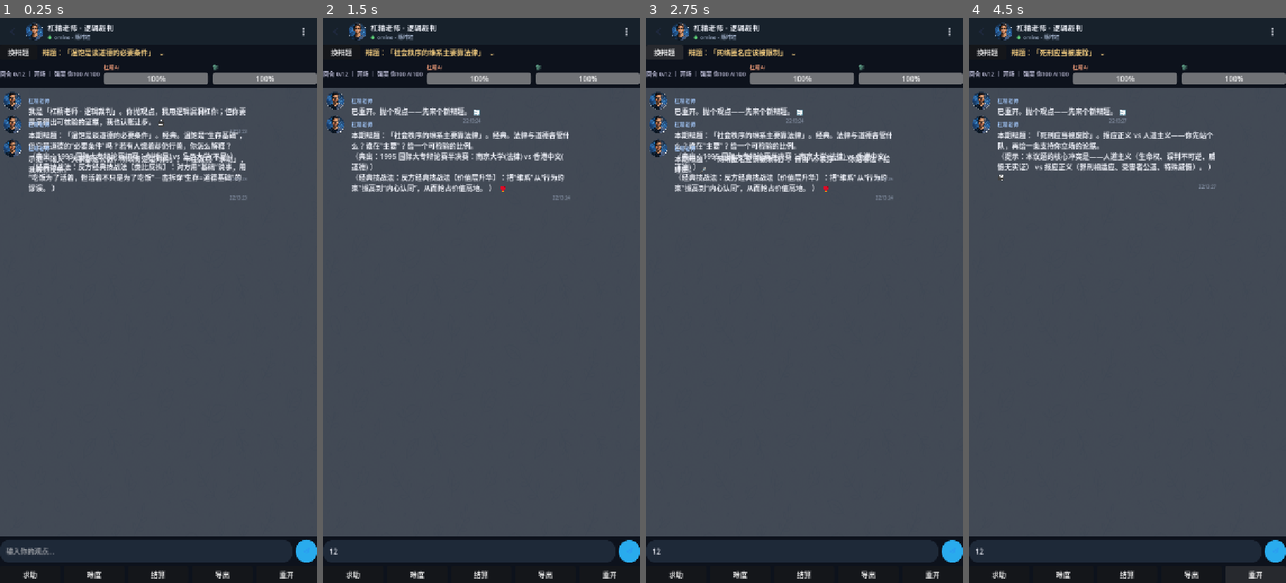
Above: before the commit, frames 1-4 (left to right).
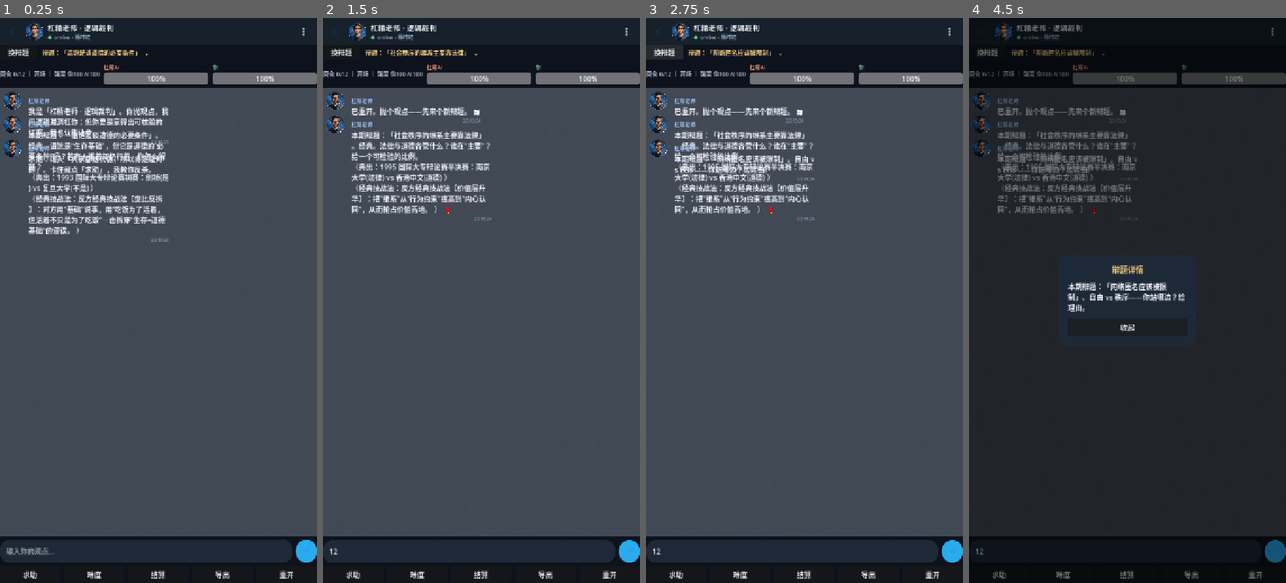
Above: after the commit, the same moments.

Repository: BJX-lin/-md-
Game: Godot game, scene res://scenes/Main.tscn
Same seed, same stepped clock (60 frames per second), same inputs: the game is played once before the commit and once after it.
Inputs (mouse positions are in pixels of both pictures, inside the frame that each line leads up to):
- Up to frame 1 (0.25 s): no input
- Up to frame 2 (1.5 s): click (468, 549) at 0.52 s; type "12" at 0.6 s; click (335, 29) at 1.27 s
- Up to frame 3 (2.75 s): click "换辩题" at 2 s
- Up to frame 4 (4.5 s): click "辩题：「网络匿名应该被限制」 ⌄" at 2.75 s; click "本期辩题：「网络匿名应该被限制」。自由 vs 秩序——你站…" (after the commit: "辩题：「网络匿名应该被限制」 ⌄") at 3.5 s; click "重开" at 4.25 s

The runs differ from the first frame. In frame 1, 5.3% of the frame differs, in the area x 8-78%, y 5-40%; in frame 2, 3.6%; in frame 3, 3.7%; in frame 4, 85%, in the area x 0-100%, y 0-100%.

Commit message:
微信式固定大小聊天页+自动换行+去除武汉大学相关内容：气泡宽度改为固定上限(62%屏宽/最大340px，短消息约120-180px)不再随大屏无限拉伸，文本在卡片内自动换行；辩题详情改为弹层展示(单行固定高度顶部按钮，点击弹出覆盖层)，不再挤压聊天区从而保证聊天页固定大小；移除 CounterExamples 与资料库中涉及武汉大学的出处文字(钱是万恶之源/以成败论英雄案例如胜侧出处改写为无校名形式)。gdparse全过&Main.gdlint零新错
Co-authored-by: arena-agent <297053741+arena-agent@users.noreply.github.com>

Diff:
--- a/godot_logic_game/data/CounterExamples.gd
+++ b/godot_logic_game/data/CounterExamples.gd
@@ -24,7 +24,7 @@
 		"move": "反方经典技战法：区分“本性(自然) vs 理性(社会)”，把善行归于社会教化，反问对方“本善何来恶果？既是本善，教化何用？”",
 	},
 	"钱是万恶之源": {
-		"source": "2001 国际大专辩论赛决赛：武汉大学(钱是万恶之源) vs 马来亚大学(钱不是万恶之源)",
+		"source": "2001 国际大专辩论赛决赛：钱是万恶之源 vs 钱不是万恶之源",
 		"sides": {
 			"钱是万恶之源": [
 				"金钱等价交换的无限效用 vs 个人占有的有限，矛盾激起无穷贪欲。",
@@ -58,7 +58,7 @@
 		"move": "反方经典技战法【类比反拆】：对方用“基础”说事，用“吃饭为了活着，但活着不只是为了吃饭”一击拆穿“生存=道德基础”的谬误。",
 	},
 	"以成败论英雄是可取的": {
-		"source": "2001 国际大专辩论赛复赛：新加坡国立(可取) vs 武汉大学(不可取)",
+		"source": "2001 国际大专辩论赛复赛：以成败论英雄是可取的 vs 不可取的",
 		"sides": {
 			"以成败论英雄是可取的": [
 				"将“以成败论英雄”界定为“一种鼓励追求成功的价值观”，而非唯一标准。",
--- a/godot_logic_game/scripts/Main.gd
+++ b/godot_logic_game/scripts/Main.gd
@@ -61,8 +61,10 @@
 var _user_bar: ProgressBar
 var _round_lbl: Label
 var _topic_lbl: Button
-var _topic_detail := ""      # 辩题完整详情（含提示），展开时显示
+var _topic_detail := ""      # 辩题完整详情（含提示）
 var _topic_expanded := false  # 辩题是否展开
+var _topic_popup: Control        # 辩题详情弹层（不挤压聊天区，保证聊天页固定大小）
+var _topic_popup_body: RichTextLabel  # 弹层内的详情正文
 var _settle: Control            # 结算面板
 var _settle_body: RichTextLabel
 var _header_avatar: Button        # 顶栏 AI 头像，可点开换头像
@@ -132,6 +134,10 @@
 	# 头像选择弹层（覆盖层，默认隐藏）
 	_avatar_panel = _build_avatar_panel()
 	add_child(_avatar_panel)
+
+	# 辩题详情弹层（覆盖层，默认隐藏）——展开详情不挤压聊天区，保证聊天页固定大小
+	_topic_popup = _build_topic_popup()
+	add_child(_topic_popup)
 
 func _make_style(bg_color: Color, radius: int, margin: int) -> StyleBoxFlat:
 	var sb := StyleBoxFlat.new()
@@ -299,14 +305,17 @@
 	btn.custom_minimum_size = Vector2(84, 32)
 	btn.pressed.connect(_on_next_topic)
 	row.add_child(btn)
-	# 辩题改为可点击：默认收起显示名称，点击展开完整详情，再点收起
+	# 辩题为可点击按钮：默认一行显示辩题名（固定高度，不随内容变高）；
+	# 点击后弹出覆盖层显示完整详情，从而聊天页固定大小，不被长辩题挤压。
 	_topic_lbl = Button.new()
 	_topic_lbl.text = ""
 	_topic_lbl.flat = true
 	_topic_lbl.alignment = HORIZONTAL_ALIGNMENT_LEFT
-	_topic_lbl.autowrap_mode = TextServer.AUTOWRAP_WORD_SMART
+	_topic_lbl.clip_text = true                         # 单行，超长省略，保持固定高度
+	_topic_lbl.custom_minimum_size = Vector2(0, 32)     # 固定高度
 	_topic_lbl.size_flags_horizontal = Control.SIZE_EXPAND_FILL
 	_topic_lbl.add_theme_color_override("font_color", Color(0.95, 0.8, 0.5))
+	_topic_lbl.add_theme_font_size_override("font_size", 14)
 	_topic_lbl.pressed.connect(_on_toggle_topic)
 	row.add_child(_topic_lbl)
 	return row
@@ -501,6 +510,68 @@
 	return overlay
 
 # ------------------------------------------------------------
+#  辩题详情弹层（点击顶部辩题弹出/收起）
+#  作为覆盖层显示完整辩题详情，不改变聊天区布局（聊天页固定大小）
+# ------------------------------------------------------------
+func _build_topic_popup() -> Control:
+	var overlay := Control.new()
+	overlay.set_anchors_preset(Control.PRESET_FULL_RECT)
+	overlay.visible = false
+
+	var dim := ColorRect.new()
+	dim.color = Color(0, 0, 0, 0.5)
+	dim.set_anchors_preset(Control.PRESET_FULL_RECT)
+	overlay.add_child(dim)
+	# 点暗底收起
+	dim.gui_input.connect(func(ev: InputEvent) -> void:
+		if ev is InputEventMouseButton and ev.pressed:
+			_close_topic_popup())
+
+	var center := CenterContainer.new()
+	center.set_anchors_preset(Control.PRESET_FULL_RECT)
+	overlay.add_child(center)
+
+	var panel := PanelContainer.new()
+	panel.custom_minimum_size = Vector2(300, 0)
+	var sb := _make_style(Color(0.12, 0.16, 0.22), 18, 20)
+	panel.add_theme_stylebox_override("panel", sb)
+	center.add_child(panel)
+
+	var inner := VBoxContainer.new()
+	inner.add_theme_constant_override("separation", 12)
+	panel.add_child(inner)
+
+	var title := Label.new()
+	title.text = "辩题详情"
+	title.horizontal_alignment = HORIZONTAL_ALIGNMENT_CENTER
+	title.add_theme_color_override("font_color", Color(0.95, 0.8, 0.5))
+	title.add_theme_font_size_override("font_size", 18)
+	inner.add_child(title)
+
+	_topic_popup_body = RichTextLabel.new()
+	_topic_popup_body.bbcode_enabled = true
+	_topic_popup_body.fit_content = true
+	_topic_popup_body.scroll_active = false
+	_topic_popup_body.autowrap_mode = TextServer.AUTOWRAP_WORD_SMART
+	_topic_popup_body.size_flags_horizontal = Control.SIZE_EXPAND_FILL
+	_topic_popup_body.custom_minimum_size = Vector2(270, 0)
+	_topic_popup_body.add_theme_color_override("default_color", COL_TEXT)
+	inner.add_child(_topic_popup_body)
+
+	var close := Button.new()
+	close.text = "收起"
+	close.custom_minimum_size = Vector2(0, 42)
+	close.pressed.connect(_close_topic_popup)
+	inner.add_child(close)
+
+	return overlay
+
+func _close_topic_popup() -> void:
+	if _topic_popup != null:
+		_topic_popup.visible = false
+	_topic_expanded = false
+
+# ------------------------------------------------------------
 #  头像选择面板（点击头像弹出，分组更换）
 # ------------------------------------------------------------
 func _build_avatar_panel() -> Control:
@@ -647,15 +718,16 @@
 	row.size_flags_horizontal = Control.SIZE_EXPAND_FILL
 	row.add_theme_constant_override("separation", 6)
 
-	# 气泡最大宽度：优先用视口宽度
-	var view_w := 720.0
+	# 微信式气泡宽度：固定上限（不随大屏无限拉伸），文本在卡片内自动换行。
+	# 参考微信约 62% 屏宽、最大 340px；小屏不低于 200px。
+	var avail_w := 720.0
 	var vp := get_viewport()
 	if vp != null:
-		view_w = vp.get_visible_rect().size.x
+		avail_w = vp.get_visible_rect().size.x
 	if _scroll != null:
-		view_w = maxf(view_w, _scroll.size.x)
-	var max_w := maxf(220.0, view_w * 0.72)
-	var min_w := minf(max_w, maxf(170.0, view_w * 0.22))
+		avail_w = maxf(avail_w, _scroll.size.x)
+	var max_w := clampf(avail_w * 0.62, 200.0, 340.0)
+	var min_w := minf(max_w, clampf(avail_w * 0.24, 120.0, 180.0))
 
 	# 圆形头像（可点击换头像）
 	var avatar_tex := _ai_avatar_tex if is_ai else _user_avatar_tex
@@ -779,7 +851,7 @@
 	var msg := engine.setup_topic()
 	_ai_say(msg + "  " + KnowledgeBase.emoji("open"))
 	_topic_detail = msg
-	_topic_expanded = false
+	_close_topic_popup()
 	_set_topic_label(engine.current_topic)
 	_refresh_hud()
 
@@ -793,7 +865,7 @@
 	var topic_msg := engine.setup_topic()
 	_ai_say(topic_msg + "  " + KnowledgeBase.emoji("open"))
 	_topic_detail = topic_msg
-	_topic_expanded = false
+	_close_topic_popup()
 	_set_topic_label(engine.current_topic)
 
 func _on_close_settle() -> void:
@@ -854,15 +926,18 @@
 	_topic_lbl.text = "辩题：「%s」  ⌄" % t
 
 func _on_toggle_topic() -> void:
-	if _topic_lbl == null:
-		return
-	_topic_expanded = not _topic_expanded
-	if _topic_expanded and _topic_detail != "":
-		# 展开：显示完整详情（辩题 + 提示/出处/技战法）
-		_topic_lbl.text = _topic_detail + "  ⌃"
-	else:
-		# 收起
-		_topic_lbl.text = "辩题：「%s」  ⌄" % engine.current_topic
+	if _topic_popup == null:
+		return
+	# 切换弹出/收起辩题详情（覆盖层，不改变聊天区布局）
+	if _topic_popup.visible:
+		_close_topic_popup()
+		return
+	var detail := _topic_detail if _topic_detail != "" else "辩题：「%s」" % engine.current_topic
+	_topic_popup_body.text = detail
+	_topic_expanded = true
+	_topic_popup.visible = true
+	# 弹层内正文在布局稳定后重新测高，避免多行重叠
+	_fit_rl_height(_topic_popup_body)
 
 func _app_toast(msg: String) -> void:
 	_ai_say("[b]▸ %s[/b]" % msg)
Not shown, changed: godot_logic_game_import.zip
Not shown, changed: 逻辑与辩论资料库/22-经典辩论赛案例与攻防技法.md
